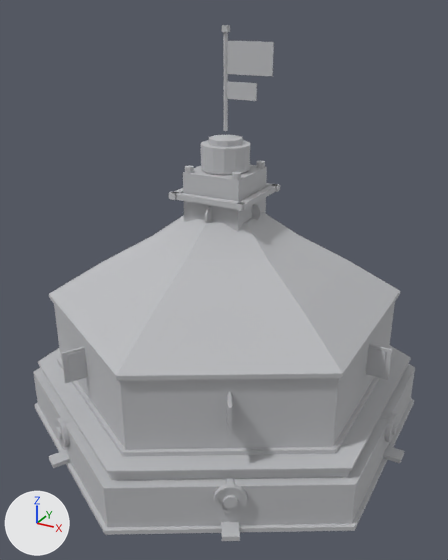
What one commit did to the glTF model buildings/main_building/main_building_s3_100.glb.
One viewpoint serves both versions: a 50 mm lens placed at (2.62, -4.78, 3.79), pointed at (0.06, -0.14, 1.47). Arrows for +X, +Y and +Z are at lower left; the lights stay in place. The first picture is the older version. Where no turn or scale is listed for an object, it has been applied to the vertices. Vertices at exactly the same position are counted once.

Names of what the first picture shows: 'MB_BalconyE'.
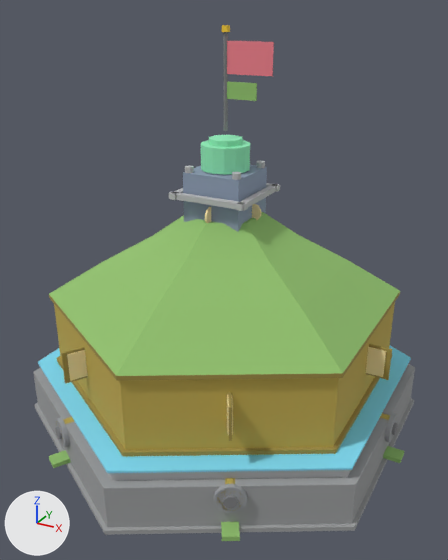
The change, as a diff of the scene's bpy script:
```diff
--- a/buildings/main_building/main_building_s3_100.glb.py
+++ b/buildings/main_building/main_building_s3_100.glb.py
@@ me_cube_037 @@
 me_cube_037.from_pydata(...)  # 1914 vertices, 3296 faces; spans x -2.18..1.52, y -1.99..1.99, z -2.31..1.39
 # used by ob_mb_balconye; location = (0.33, 0.0, 2.27)
+# me_cube_037 part 1: 2300 faces centred in x -2.18..1.52, y -1.79..1.79, z -2.31..1.34 are repainted in the vertex colours; the middle colour goes from light grey #bcbdc0 to grey #828385
+# me_cube_037 part 2: 996 faces centred in x -2.06..1.4, y -1.81..1.81, z -2.09..1.39 are repainted in the vertex colours; the middle colour goes from light grey #bcbdc0 to yellow #c2ab6b
 me_cube_037.materials.append(mat_mx_stone_lt)
```

Where the change shows, as pixel boxes (x1, y1, x2, y2) in the pictures (448 x 560 px):
part 1 of me_cube_037, recoloured: (33, 32, 415, 541) in both
part 2 of me_cube_037, recoloured (light grey to yellow): (43, 25, 400, 511) in both
